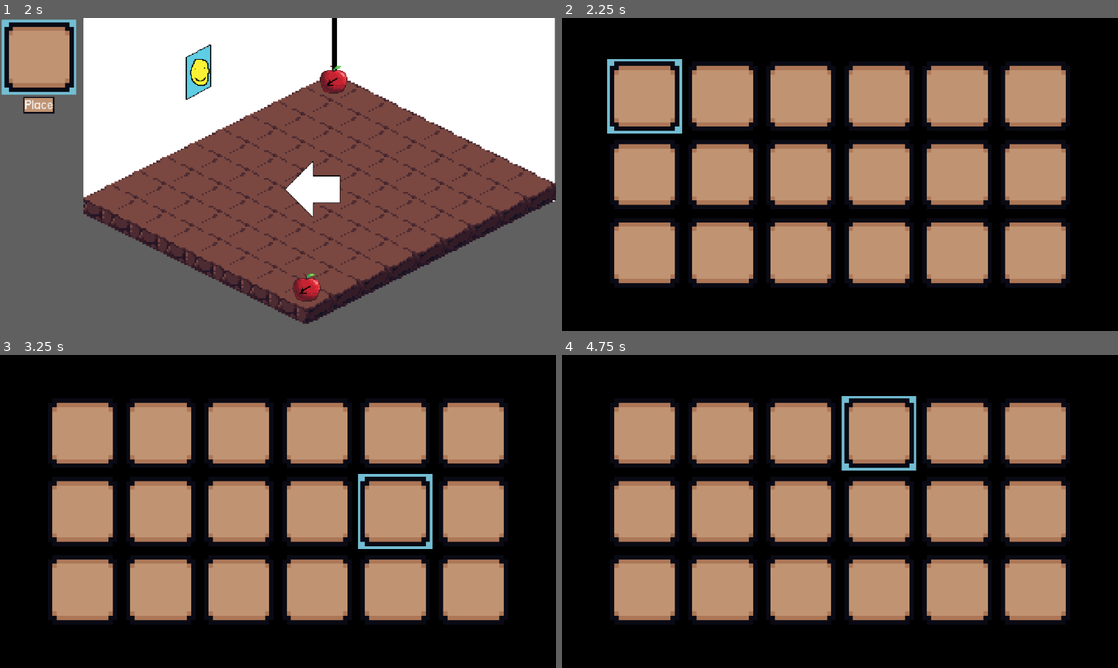
Above: before the commit, frames 1-4 (two rows, left to right).
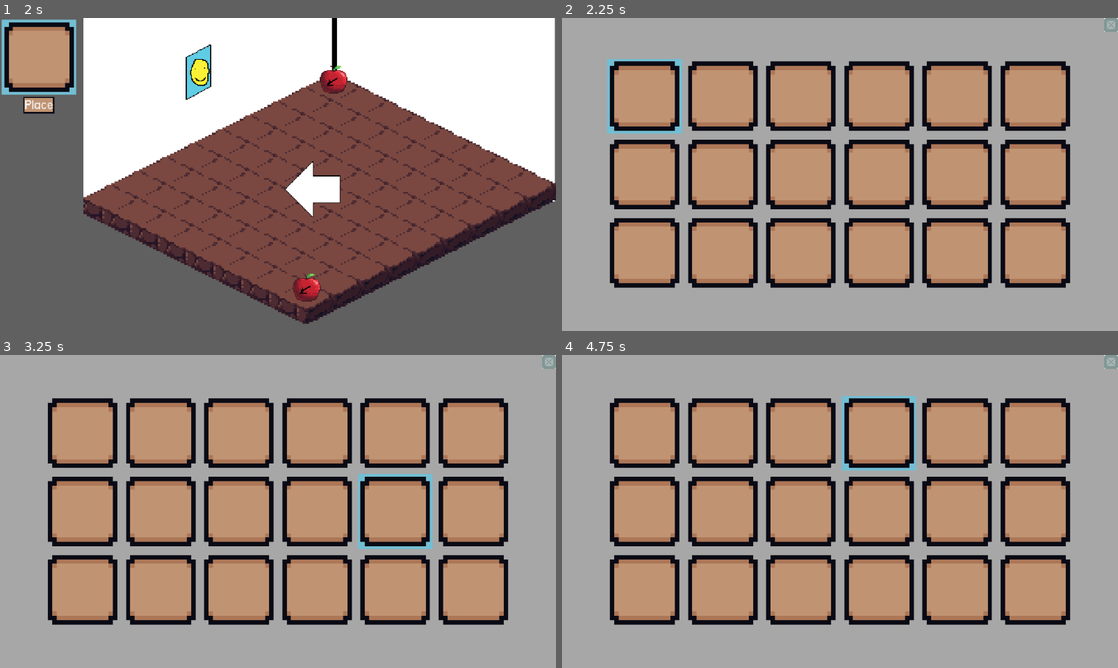
Above: after the commit, the same moments.

Repository: colejparker/brackeysgamejam2026_1
Game: Godot game, scene res://src/game.tscn
Same seed, same stepped clock (60 frames per second), same inputs: the game is played once before the commit and once after it. The engine's default icon, where the game draws it, is replaced by a stand-in: a white triangle on a blue panel in a dark square.
Inputs (mouse positions are in pixels of both pictures, inside the frame that each line leads up to):
- Up to frame 1 (2 s): click "Start Game" at 0.5 s; click "Place" at 1.25 s
- Up to frame 2 (2.25 s): click (600, 55) at 2 s
- Up to frame 3 (3.25 s): tap Enter at 2.75 s; move the mouse to (400, 495) at 2.77 s; hold Right (moveRight) from 2.78 s (still down); tap R (rotate) at 2.85 s; click (400, 495) at 2.92 s
- Up to frame 4 (4.75 s): tap Space at 3.5 s; move the mouse to (728, 527) at 3.52 s; release Right (moveRight) at 3.53 s; hold Down (moveDown) 3.53-4.28 s; tap R (rotate) at 3.6, 4.55 s; click (728, 527) at 3.67 s; tap Enter at 4.25 s; move the mouse to (895, 442) at 4.27 s; hold Right (moveRight) from 4.28 s (still down); hold Shift (snapToGrid) from 4.28 s (still down); click (895, 442) at 4.42 s

Frame 1 is identical in both runs. In frame 2, 51% of the frame differs, in the area x 0-100%, y 0-100%; in frame 3, 51%; in frame 4, 51%.

Commit message:
Careful placement

Diff:
--- a/brackeysgamejam-2026-1/src/design/furniture/furniture.gd
+++ b/brackeysgamejam-2026-1/src/design/furniture/furniture.gd
@@ -1,7 +1,7 @@
 extends CharacterBody2D
 
 @onready var parent_tile_map_layer = get_parent() as TileMapLayer
-@onready var collection_shape = $CollisionShape2D
+@onready var collision_shape = $CollisionShape2D
 @onready var sprite = $Sprite2D
 
 @export var furniture_data: FurnitureData
@@ -34,7 +34,10 @@
 		move_and_collide(motion)
 
 func mouse_in_rect() -> bool:
-	return collection_shape.get_shape().get_rect().has_point(get_local_mouse_position())
+	return point_in_rect(get_local_mouse_position())
+
+func point_in_rect(point: Vector2) -> bool:
+	return collision_shape.get_shape().get_rect().has_point(point)
 
 func get_desired_position(snap: bool) -> Vector2:
 	var desired_pos = get_global_mouse_position()
--- a/brackeysgamejam-2026-1/src/design/player/design_player.gd
+++ b/brackeysgamejam-2026-1/src/design/player/design_player.gd
@@ -1,6 +1,7 @@
 extends CharacterBody2D
 
 var input_vector = Vector2.ZERO
+var last_direction = Vector2.ZERO
 
 const SPEED = 100.0
 
@@ -20,6 +21,7 @@
 	input_vector = Input.get_vector("moveLeft", "moveRight", "moveUp", "moveDown")
 
 	if input_vector != Vector2.ZERO:
+		last_direction = input_vector
 		var animation_direction_vector = Vector2(input_vector.x, -input_vector.y)
 		update_blend_positions(animation_direction_vector)
 
--- a/brackeysgamejam-2026-1/src/design/player/design_player.tscn
+++ b/brackeysgamejam-2026-1/src/design/player/design_player.tscn
@@ -258,6 +258,7 @@
 frame = 3
 
 [node name="CollisionPolygon2D" type="CollisionPolygon2D" parent="." unique_id=508088807]
+position = Vector2(0, -9)
 polygon = PackedVector2Array(0, -14, -15, 9, 0, 31, 15, 9)
 
 [node name="AnimationTree" type="AnimationTree" parent="." unique_id=1744685054]
--- a/brackeysgamejam-2026-1/src/design/world/design_gui.gd
+++ b/brackeysgamejam-2026-1/src/design/world/design_gui.gd
@@ -2,6 +2,12 @@
 
 @onready var inventory_slot = $InventorySlot
 @onready var place_button = $PlaceButton
+@onready var base_place_button_position = place_button.position
+
+
+var shake_amount = 5.0
+var shake_duration = 1
+var current_shake = 0
 
 func _ready():
 	update_with_inventory()
@@ -19,9 +25,22 @@
 func place():
 	if Game.selected_inventory_slot >= Game.inventory.size():
 		return
+	var proposed_position = get_place_position()
+	for child in %DecorationLayer.get_children():
+		if child.point_in_rect(proposed_position - child.position):
+			current_shake = shake_amount
+			return
 	var furniture_data = Game.inventory[Game.selected_inventory_slot]
 	var packed_scene = preload("res://src/design/furniture/furniture.tscn").instantiate()
 	packed_scene.furniture_data = furniture_data
-	packed_scene.position = Vector2(200.0, 200.0)
+	packed_scene.position = get_place_position()
 	%DecorationLayer.add_child(packed_scene)
 	Game.remove_item_from_inventory.emit(furniture_data.name)
+
+func get_place_position() -> Vector2:
+	return %DesignPlayer.position - Vector2(32, 0) + (%DesignPlayer.last_direction) * 30
+
+func _physics_process(delta: float) -> void:
+	current_shake = max(0, current_shake - (shake_amount * delta / shake_duration))
+
+	place_button.position = base_place_button_position + Vector2(randf_range(-current_shake, current_shake), randf_range(-current_shake, current_shake))
--- a/brackeysgamejam-2026-1/src/design/world/design_world.tscn
+++ b/brackeysgamejam-2026-1/src/design/world/design_world.tscn
@@ -9,6 +9,7 @@
 [ext_resource type="PackedScene" uid="uid://ed6vn467no5r" path="res://src/design/world/inventory_slot.tscn" id="6_k1s3p"]
 [ext_resource type="Theme" uid="uid://kvftxgmpx6vs" path="res://default_theme.tres" id="7_dsxsq"]
 [ext_resource type="Script" uid="uid://bcwnxlurhav2k" path="res://src/design/world/inventory_ui.gd" id="7_owkdv"]
+[ext_resource type="Texture2D" uid="uid://dypemrquvykom" path="res://assets/ui_cole/close_marketplace.png" id="10_gaaai"]
 
 [sub_resource type="TileSet" id="TileSet_58ifa"]
 tile_shape = 1
@@ -83,6 +84,7 @@
 furniture_data = ExtResource("4_k1s3p")
 
 [node name="DesignPlayer" parent="." unique_id=1416930764 instance=ExtResource("4_cfd1e")]
+unique_name_in_owner = true
 z_index = 1
 position = Vector2(360, 197)
 
@@ -114,7 +116,15 @@
 [node name="TextureRect" type="ColorRect" parent="InventoryUI" unique_id=1542083720]
 offset_right = 640.0
 offset_bottom = 360.0
-color = Color(0, 0, 0, 1)
+color = Color(0.6556008, 0.6556009, 0.6556008, 1)
+
+[node name="CloseButton" type="TextureButton" parent="InventoryUI" unique_id=1306706567]
+offset_left = 624.0
+offset_right = 640.0
+offset_bottom = 16.0
+texture_normal = ExtResource("10_gaaai")
+texture_pressed = ExtResource("10_gaaai")
+texture_hover = ExtResource("10_gaaai")
 
 [node name="Inv" type="GridContainer" parent="InventoryUI" unique_id=12437318]
 offset_left = 52.0
--- a/brackeysgamejam-2026-1/src/design/world/inventory_ui.gd
+++ b/brackeysgamejam-2026-1/src/design/world/inventory_ui.gd
@@ -4,6 +4,7 @@
 const inv_slot_scene = preload("res://src/design/world/inventory_slot.tscn")
 
 @onready var inv = $Inv
+@onready var close_button = $CloseButton
 
 var slots = []
 
@@ -15,6 +16,7 @@
 		slots.append(slot)
 	update_with_inventory()
 	Game.inventory_updated.connect(update_with_inventory)
+	close_button.button_up.connect(close_inventory)
 
 func _physics_process(delta: float) -> void:
 	if Input.is_action_just_pressed("inventory"):
@@ -31,3 +33,6 @@
 			slots[i].furniture_data = null
 		slots[i].is_active = Game.selected_inventory_slot == i
 		slots[i].update_for_change()
+
+func close_inventory() -> void:
+	visible = false
